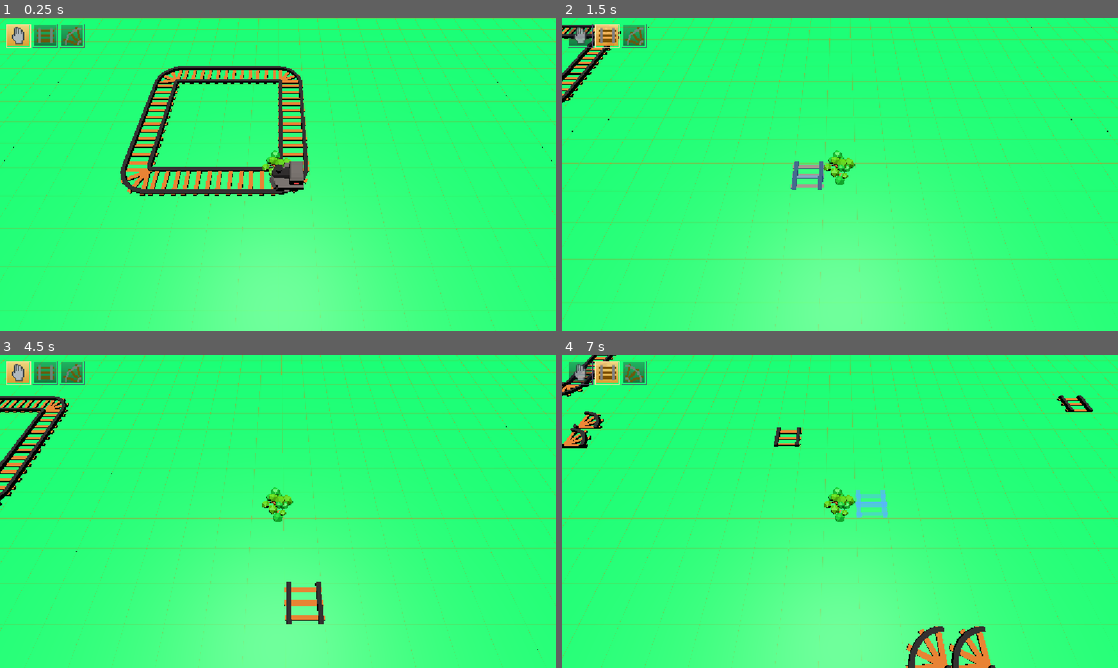
Above: before the commit, frames 1-4 (two rows, left to right).
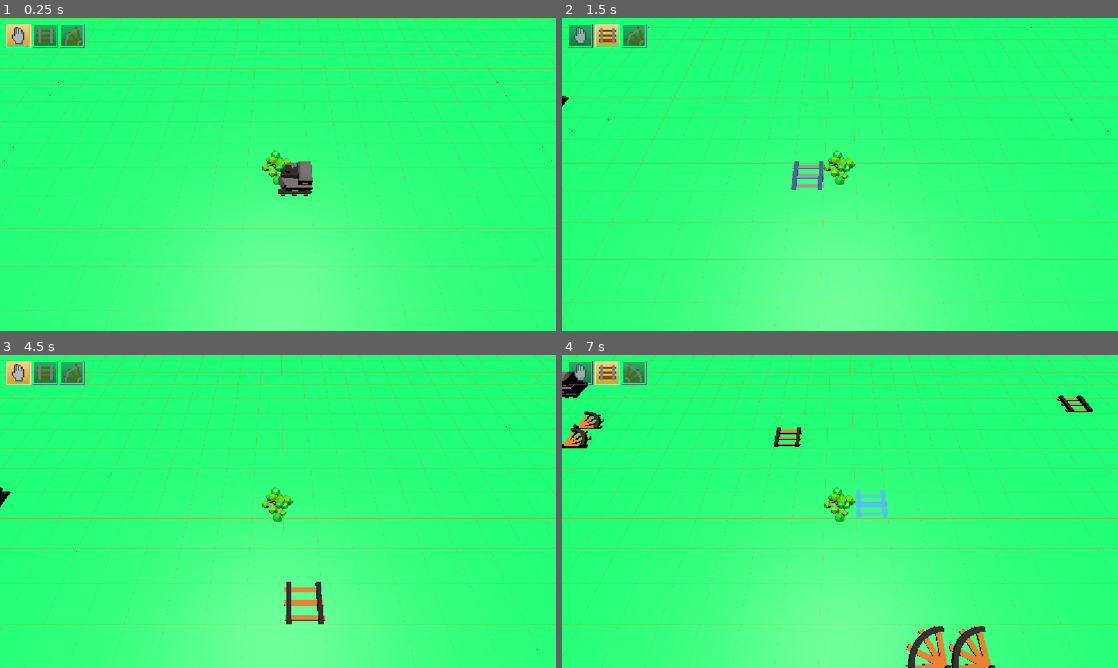
Above: after the commit, the same moments.

Repository: JoaoR090/godot-dev_de_jogos-2026-2
Game: Godot game, scene res://scenes/main.tscn
Two runs of this game, one before a commit and one after it. Both use one fixed random seed, a clock stepped at 60 frames per second and the inputs below.
Inputs (mouse positions are in pixels of both pictures, inside the frame that each line leads up to):
- Up to frame 1 (0.25 s): no input
- Up to frame 2 (1.5 s): tap Enter at 0.5 s; move the mouse to (962, 158) at 0.52 s; hold D (right) 0.53-1.28 s; hold 1 (1, bound only after the commit) 0.53-1.28 s; click (962, 158) at 0.67 s; tap 2 (2, bound only after the commit) at 0.8, 1.35 s; move the mouse to (728, 190) at 1.27 s; hold S (down) from 1.28 s (still down); click (728, 190) at 1.42 s
- Up to frame 3 (4.5 s): tap 3 (3, bound only after the commit) at 1.55 s; move the mouse to (333, 442) at 2.02 s; release S (down) at 2.03 s; hold D (right) 2.03-2.78 s; hold 3 (3, bound only after the commit) 2.03-2.78 s; click (333, 442) at 2.17 s; right-click (333, 442) at 2.3 s; move the mouse to (250, 574) at 2.77 s; hold W (up) 2.78-3.53 s; right-click (250, 574) at 2.85 s; click (250, 574) at 2.92 s; tap 1 (1, bound only after the commit) at 3.05 s; move the mouse to (444, 558) at 3.52 s; hold Mouse wheel up (changeNext) 3.53-4.28 s; hold A (left) from 3.53 s (still down); click (444, 558) at 3.67 s; tap 2 (2, bound only after the commit) at 3.8 s; move the mouse to (111, 464) at 4.27 s; tap Mouse wheel down (changePrev) at 4.35 s; click (111, 464) at 4.42 s
- Up to frame 4 (7 s): tap 3 (3, bound only after the commit) at 4.55 s; move the mouse to (867, 511) at 5.02 s; release A (left) at 5.03 s; hold S (down) 5.03-5.78 s; hold E (next) 5.03-5.78 s; click (867, 511) at 5.17 s; right-click (867, 511) at 5.3 s; move the mouse to (756, 433) at 5.77 s; hold D (right) 5.78-6.53 s; click (756, 433) at 5.85 s; tap 1 (1, bound only after the commit) at 6.05 s; move the mouse to (962, 495) at 6.52 s; hold W (up) from 6.53 s (still down); hold Q (prev) from 6.53 s (still down); click (962, 495) at 6.67 s; tap 2 (2, bound only after the commit) at 6.8 s

The runs differ from the first frame. In frame 1, 4.9% of the frame differs, in the area x 21-57%, y 15-57%; in frame 2, 0.8%; in frame 3, 1.5%; in frame 4, 0.4%.

Commit message:
feat: adiciona funcionalidade de remoção de trilhos e atualiza controles de inventário

Diff:
--- a/project.godot
+++ b/project.godot
@@ -75,6 +75,26 @@
 "events": [Object(InputEventMouseButton,"resource_local_to_scene":false,"resource_name":"","device":-1,"window_id":0,"a …(258 unchanged characters)…
 ]
 }
+break={
+"deadzone": 0.2,
+"events": [Object(InputEventMouseButton,"resource_local_to_scene":false,"resource_name":"","device":-1,"window_id":0,"alt_pressed":false,"shift_pressed":false,"ctrl_pressed":false,"meta_pressed":false,"button_mask":2,"position":Vector2(346, 23),"global_position":Vector2(355, 71),"factor":1.0,"button_index":2,"canceled":false,"pressed":true,"double_click":false,"script":null)
+]
+}
+1={
+"deadzone": 0.2,
+"events": [Object(InputEventKey,"resource_local_to_scene":false,"resource_name":"","device":-1,"window_id":0,"alt_pressed":false,"shift_pressed":false,"ctrl_pressed":false,"meta_pressed":false,"pressed":false,"keycode":0,"physical_keycode":49,"key_label":0,"unicode":49,"location":0,"echo":false,"script":null)
+]
+}
+2={
+"deadzone": 0.2,
+"events": [Object(InputEventKey,"resource_local_to_scene":false,"resource_name":"","device":-1,"window_id":0,"alt_pressed":false,"shift_pressed":false,"ctrl_pressed":false,"meta_pressed":false,"pressed":false,"keycode":0,"physical_keycode":50,"key_label":0,"unicode":50,"location":0,"echo":false,"script":null)
+]
+}
+3={
+"deadzone": 0.2,
+"events": [Object(InputEventKey,"resource_local_to_scene":false,"resource_name":"","device":-1,"window_id":0,"alt_pressed":false,"shift_pressed":false,"ctrl_pressed":false,"meta_pressed":false,"pressed":false,"keycode":0,"physical_keycode":51,"key_label":0,"unicode":51,"location":0,"echo":false,"script":null)
+]
+}
 
 [physics]
 
--- a/scenes/main.tscn
+++ b/scenes/main.tscn
@@ -31,8 +31,6 @@
 [node name="ControladorDeJogo" type="Node" parent="." unique_id=1941115670 node_paths=PackedStringArray("trem")]
 script = ExtResource("6_ctrl")
 trem = NodePath("../Trem")
-tempo_inicial = 0.0
-criar_circuito_demo = true
 
 [node name="HudInventario" type="CanvasLayer" parent="." unique_id=959760242 node_paths=PackedStringArray("jogador")]
 script = ExtResource("7_hud")
--- a/scripts/player.gd
+++ b/scripts/player.gd
@@ -24,7 +24,7 @@
 }
 
 var sentido_trilho: Direcao.Sentido = Direcao.Sentido.CIMA
-# O eixo do trilho reto é derivado do sentido (somente leitura).
+
 var eixo_trilho: Direcao.Eixo:
 	get:
 		return Direcao.eixo_do_sentido(sentido_trilho)
@@ -52,43 +52,32 @@
 func _physics_process(delta: float) -> void:
 	_mover_em_grade(delta)
 	colocar_trilho()  # fica aqui porque permite segurar o botão para colocar vários
+	remover_trilho()
 	_atualizar_preview()
 
 
 # Ações discretas tratadas por evento, em vez de consultadas a cada frame.
 func _unhandled_input(evento: InputEvent) -> void:
+
+	# Mudar índice do inventario atráves da roda do mouse
 	if evento.is_action_pressed("changeNext"):
 		_definir_indice(posmod(indice_inventario + 1, max_itens))
 	if evento.is_action_pressed("changePrev"):
 		_definir_indice(posmod(indice_inventario - 1, max_itens))
+
+	# Mudar a direção que trilho esta atráeves das teclas 'q' e 'e'
 	if evento.is_action_pressed("next"):
 		_girar_trilho(1)
 	if evento.is_action_pressed("prev"):
 		_girar_trilho(-1)
 
-	_atalhos_numericos(evento)
-
-
-# Atalhos numéricos: 1 = mão, 2 = reto, 3 = curva.
-func _atalhos_numericos(evento: InputEvent) -> void:
-	if not (evento is InputEventKey):
-		return
-
-	var tecla := evento as InputEventKey
-	if not tecla.pressed or tecla.echo:
-		return
-
-	var codigo: Key = tecla.keycode
-	if codigo == KEY_NONE:
-		codigo = tecla.physical_keycode
-
-	match codigo:
-		KEY_1, KEY_KP_1:
-			selecionar_item(0)
-		KEY_2, KEY_KP_2:
-			selecionar_item(1)
-		KEY_3, KEY_KP_3:
-			selecionar_item(2)
+	# Selecionar índice do inventário
+	if evento.is_action_pressed("1"):
+		selecionar_item(0)
+	if evento.is_action_pressed("2"):
+		selecionar_item(1)
+	if evento.is_action_pressed("3"):
+		selecionar_item(2)
 
 
 func _mover_em_grade(delta: float) -> void:
@@ -154,11 +143,6 @@
 	alvo = centro + Vector3i(dx, 0, dz)
 	return {"valida": true, "celula": alvo}
 
-
-func remover_trilho(posicao: Vector3i) -> void:
-	grid_trilhos.remover_trilho(posicao)
-
-
 func _item_atual() -> String:
 	return str(inventario_jogador.get(indice_inventario, ""))
 
@@ -235,8 +219,8 @@
 	var primeiro_clique: bool = Input.is_action_just_pressed("place")
 	# Primeiro clique: repõe mesmo se já houver trilho na célula.
 	# Para exigir célula vazia também no primeiro clique, descomente a checagem abaixo.
-	# if grid_trilhos.tem_trilho(posicao):
-	# 	return
+	if grid_trilhos.tem_trilho(posicao):
+		return
 	# Ao segurar, só coloca em células vazias.
 	if not primeiro_clique and grid_trilhos.tem_trilho(posicao):
 		return
@@ -247,6 +231,22 @@
 		ITEM_TRILHO_CURVO:
 			grid_trilhos.colocar_curva(posicao, sentido_trilho)
 
+func remover_trilho() -> void:
+	if not Input.is_action_pressed("break"):
+		return
+	# Cliques sobre o HUD selecionam itens em vez de colocar trilhos.
+	if get_viewport().gui_get_hovered_control() != null:
+		return
+
+	if not is_instance_valid(grid_trilhos):
+		return
+
+	var alvo: Dictionary = _celula_alvo_colocacao()
+	if not alvo.get("valida", false):
+		return
+	var posicao: Vector3i = alvo.get("celula", _celula_jogador())
+
+	grid_trilhos.remover_trilho(posicao)
 
 # Cria a malha-fantasma usada para pré-visualizar o trilho selecionado.
 func _criar_preview() -> void:
